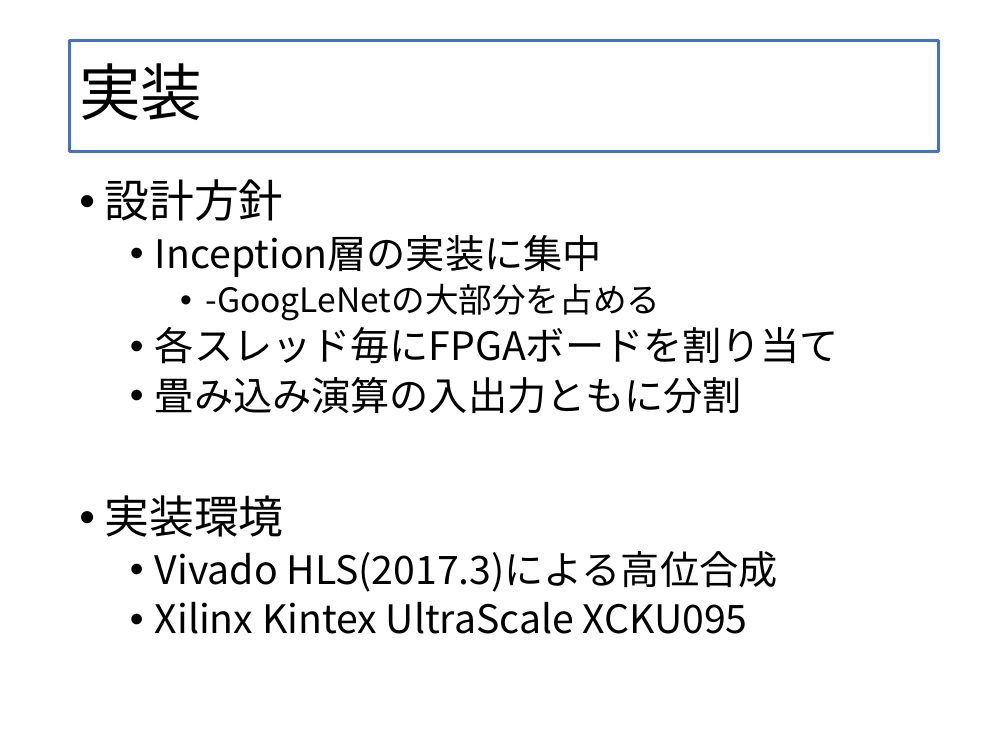
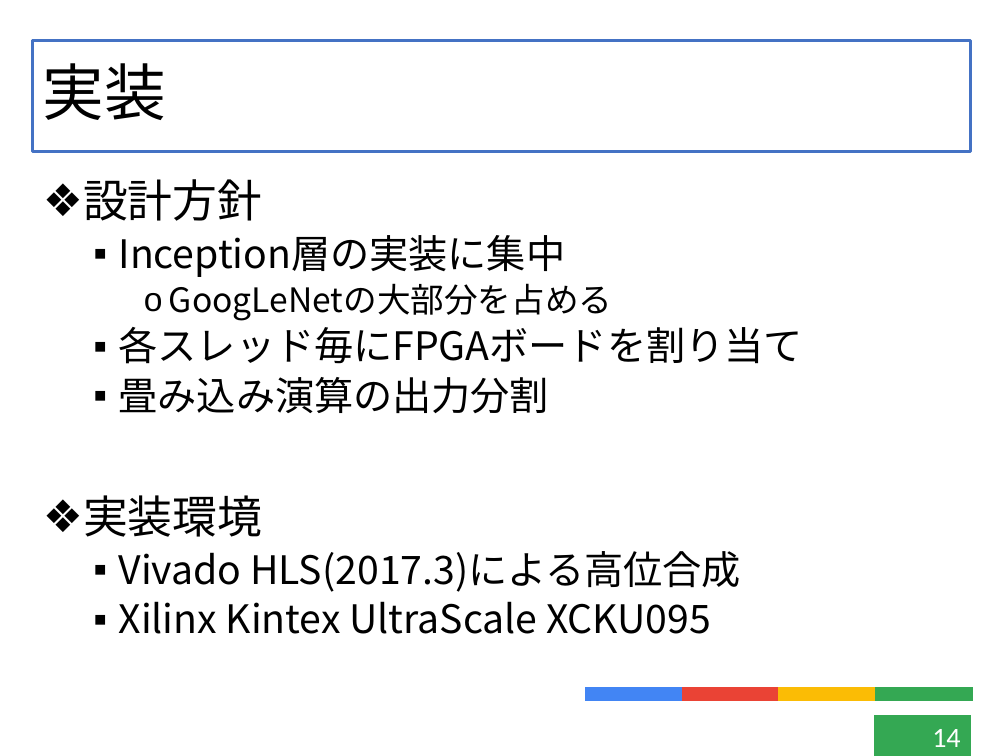
Before and after one commit to kensuke-iizuka/thesis, a slide deck: slide 14 of slide/graduate.pptx (slide 15 before the commit). Drawn at 1008x756 pixels with LibreOffice and Linux fonts; fonts in the diff are those of the drawing. Boxes give left, top, right and bottom in pixels: in the first picture for what was removed or moved away, otherwise in the second. Text is boxed around its words. In the diff, an @@ line names an element or a change of style, - is before the commit and + after.

```diff
--- a/slide/graduate.pptx
+++ b/slide/graduate.pptx
@@ title "実装": place and size @@
-title "実装" at bbox=[70, 40, 938, 151]
+title "実装" at bbox=[33, 40, 972, 151]
@@ text "設計方針": place and size @@
-text "設計方針" at bbox=[105, 179, 839, 634]
+text "設計方針" at bbox=[83, 179, 803, 634]
@@ text at bbox=[83, 179, 803, 634]: bullet • to ❖; bullet • to ▪ @@
@@ text at bbox=[169, 283, 612, 321]: text changed @@
-    • -GoogLeNetの大部分を占める
+    o GoogLeNetの大部分を占める
@@ text at bbox=[119, 377, 550, 413]: text changed @@
-  • 畳み込み演算の入出力ともに分割
+  ▪ 畳み込み演算の出力分割
@@ group added at bbox=[586, 688, 972, 701]: 4 rectangles @@
@@ page number added at bbox=[874, 716, 971, 756], fill #34A853, outline #34A853 0.75 pt, 20 pt, text #FFFFFF @@
+14
```
Also in this commit, not shown: 20 other slides changed, 2 slides added, 1 slide removed, 17 other files.
